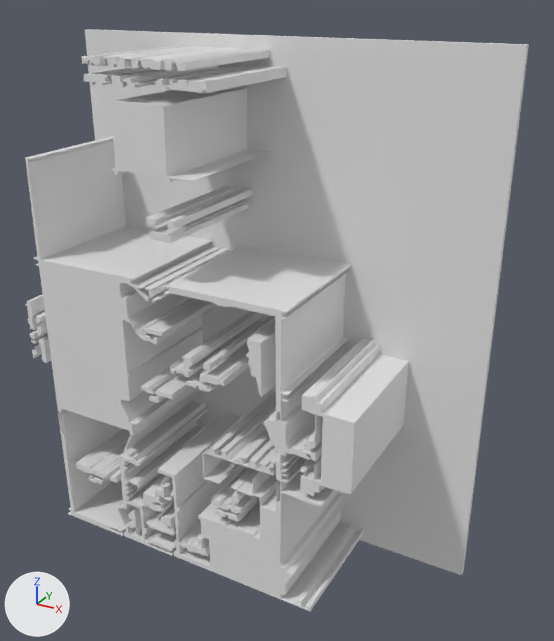
One commit to the glTF model version one/out_3d/78_25.glb: the scene before it, then after it.
Camera for both pictures: a 50 mm camera at (13.31, -14.94, 13.0) aimed at (5.74, -1.17, 6.12). Arrows for +X, +Y and +Z are at lower left; the lights stay in place. Where no turn or scale is listed for an object, it has been applied to the vertices. Vertices at the same position are counted once.

Script lines for the objects in view, before the commit:
```python
me_geometry_0 = bpy.data.meshes.new('geometry_0')
me_geometry_0.from_pydata(...)  # 1990 vertices, 3792 faces; spans x 0.0..10.23, y -3.15..0.0, z 0.0..12.0
ob_geometry_0 = bpy.data.objects.new('geometry_0', me_geometry_0)
ob_geometry_0.location = (0.0, 0.0, 0.0)
```
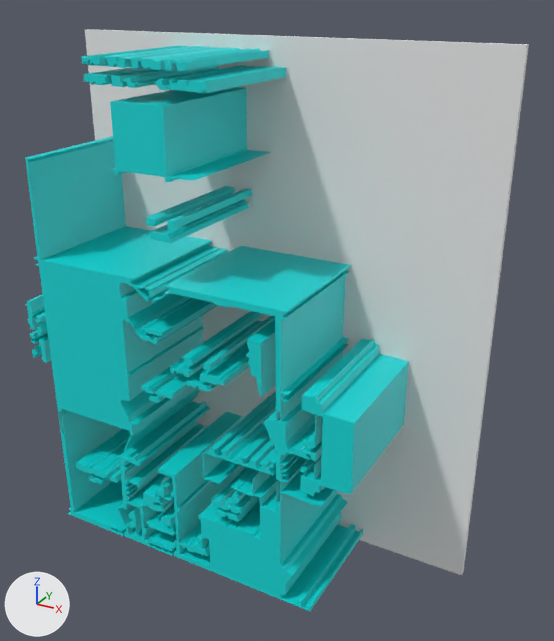
Where the change shows, as pixel boxes (x1, y1, x2, y2) in the pictures (554 x 641 px; the box of a moved part takes in the faces that stretch with it):
part 1 of me_geometry_0, moved or reshaped: before (125, 485, 137, 495); after (121, 468, 137, 495)
part 2 of me_geometry_0, recoloured (grey to cyan): (25, 32, 429, 611) in both

Patch to the scene script:
```diff
--- a/version one/out_3d/78_25.glb.py
+++ b/version one/out_3d/78_25.glb.py
@@ mat_defaultmaterial @@
+mat_defaultmaterial = bpy.data.materials.new('DefaultMaterial')
+mat_defaultmaterial.use_nodes = True; mat_defaultmaterial.node_tree.nodes.clear()
+_N = mat_defaultmaterial.node_tree.nodes; _L = mat_defaultmaterial.node_tree.links
+n0 = _N.new('ShaderNodeOutputMaterial'); n0.name = 'Material Output'
+n1 = _N.new('ShaderNodeBsdfPrincipled'); n1.name = 'Principled BSDF'
+n2 = _N.new('ShaderNodeVertexColor'); n2.name = 'Color Attribute'
+_L.new(n1.outputs[0], n0.inputs[0])  # 'BSDF' to 'Surface'
+_L.new(n2.outputs[0], n1.inputs[0])  # 'Color' to 'Base Color'
@@ me_geometry_0 @@
 me_geometry_0.from_pydata(...)  # 1990 vertices, 3792 faces; spans x 0.0..10.23, y -3.15..0.0, z 0.0..12.0
 # used by ob_geometry_0; location = (0.0, 0.0, 0.0)
+# me_geometry_0 part 1: 4 vertices removed from x 2.63..2.7, y -3.15..-0.15, z 1.67; 4 vertices added at x 2.62..2.7, y -3.15..-0.15, z 1.65..1.68
+# me_geometry_0 part 2: 2634 faces spanning x 0.0..10.23, y -3.15..0.0, z 0.0..12.0 switch from no material to mat_defaultmaterial
```
